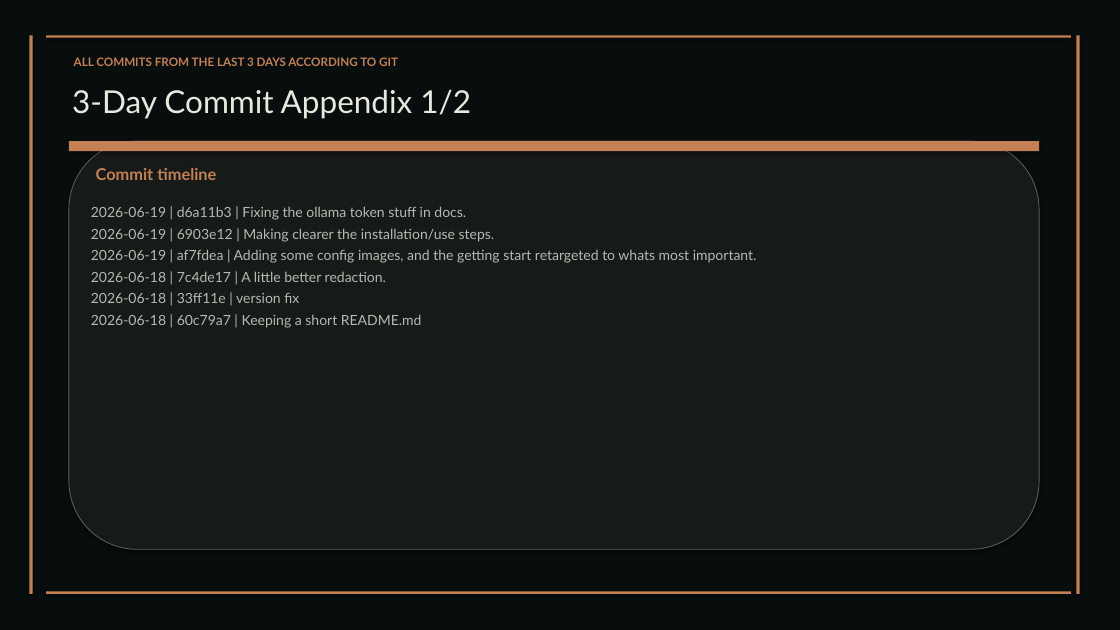
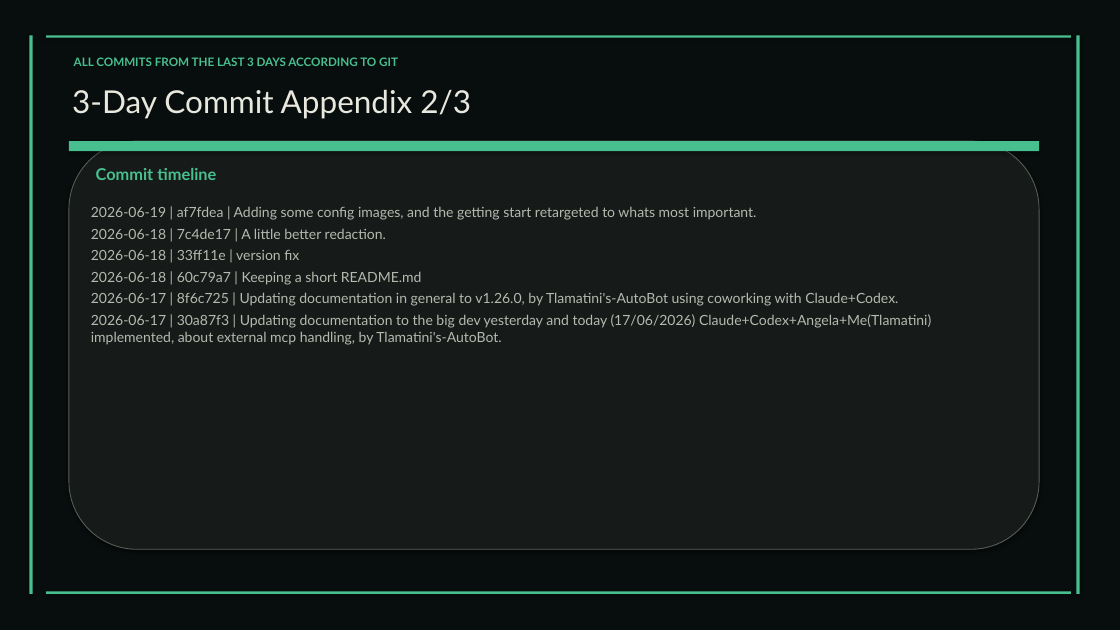
Before and after one commit to XAIHT/Tlamatini, a slide deck: slide 75 of Tlamatini_eXtended_Artificial_Intelligence_Humanly_Tempered.pptx (slide 73 before the commit). Drawn at 1120x630 pixels with LibreOffice and Linux fonts; fonts in the diff are those of the drawing. Boxes give left, top, right and bottom in pixels: in the first picture for what was removed or moved away, otherwise in the second. Text is boxed around its words. In the diff, an @@ line names an element or a change of style, - is before the commit and + after.

Commit message:
Updating visual assets, by angelahack1

```diff
--- a/Tlamatini_eXtended_Artificial_Intelligence_Humanly_Tempered.pptx
+++ b/Tlamatini_eXtended_Artificial_Intelligence_Humanly_Tempered.pptx
@@ text "ALL COMMITS FROM THE LAST ..." at (74, 57, 398, 66): text colour #C48052 to #48BF8F @@
@@ text at (72, 89, 471, 119): text changed @@
-3-Day Commit Appendix 1/2
+3-Day Commit Appendix 2/3
@@ fill #C48052 to #48BF8F in 5 elements at (29, 35, 33, 594), (1076, 35, 1080, 594), (46, 35, 1071, 38), (46, 592, 1071, 594), (69, 141, 1039, 151) @@
@@ text "Commit timeline" at (96, 168, 216, 180): text colour #C48052 to #48BF8F @@
@@ text at (91, 206, 495, 242): paragraphs removed @@
-2026-06-19 | d6a11b3 | Fixing the ollama token stuff in docs.
-2026-06-19 | 6903e12 | Making clearer the installation/use steps.
@@ text at (91, 292, 931, 345): paragraphs added @@
+2026-06-17 | 8f6c725 | Updating documentation in general to v1.26.0, by Tlamatini's-AutoBot using coworking with Claude+Codex.
+2026-06-17 | 30a87f3 | Updating documentation to the big dev yesterday and today (17/06/2026) Claude+Codex+Angela+Me(Tlamatini) implemented, about external mcp handling, by Tlamatini's-AutoBot.
```
Also in this commit, not shown: 10 other slides changed, 2 slides added, 2 other files.
